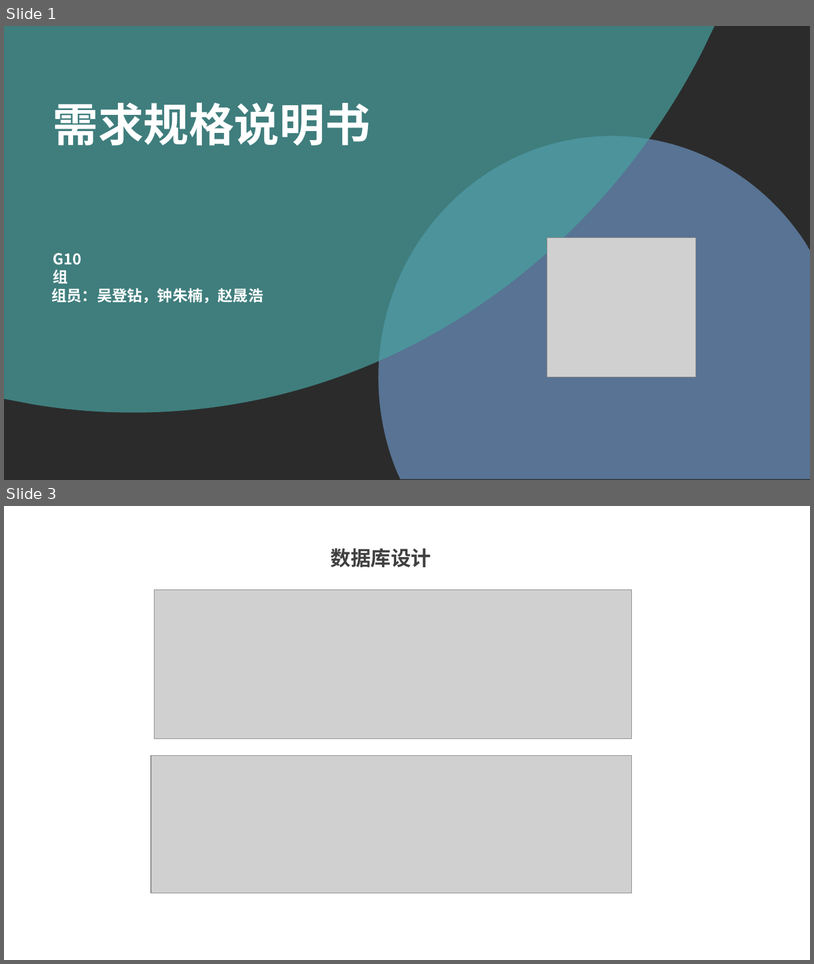
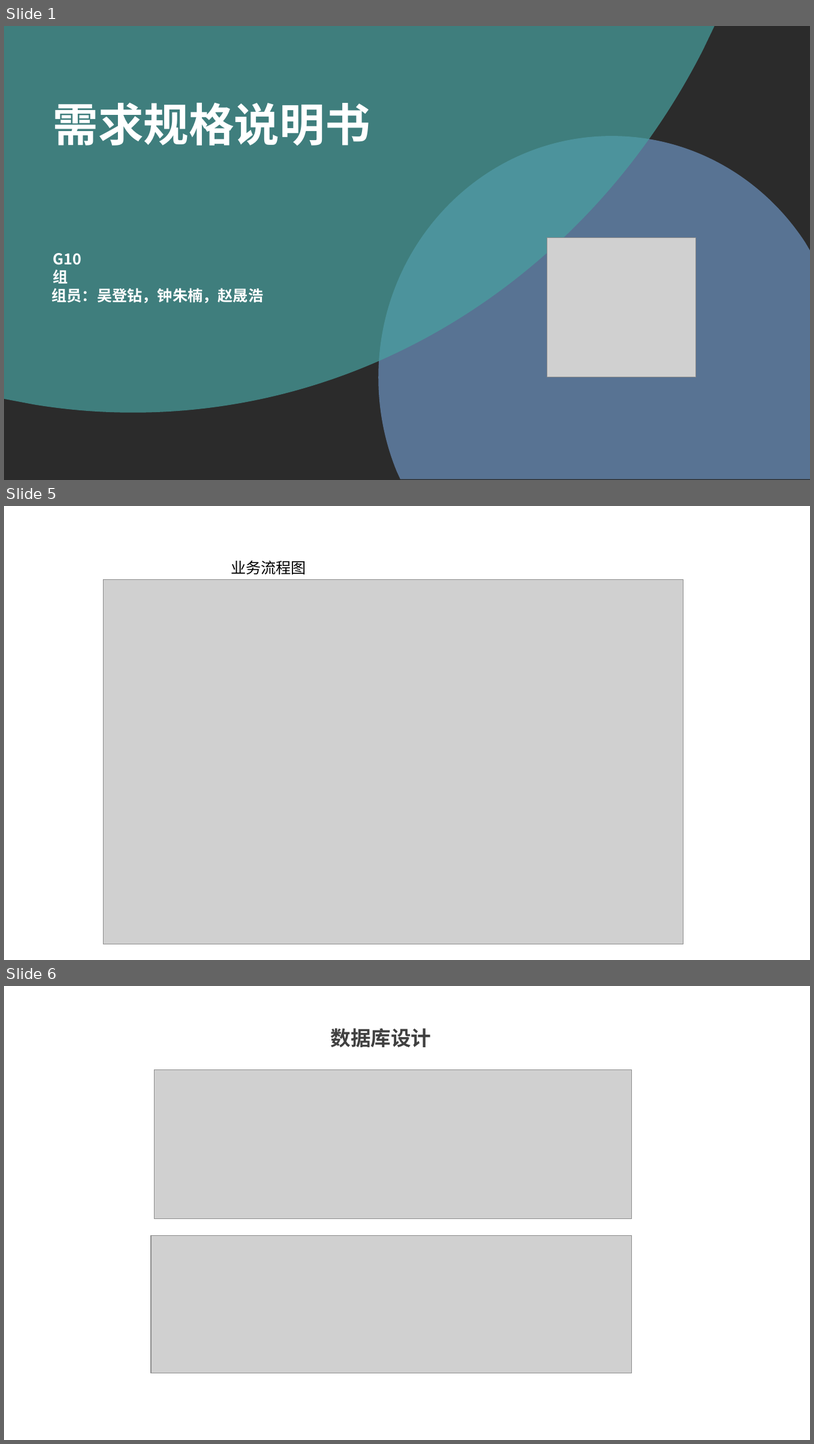
Before and after one commit to wo-ay/G10, a slide deck: 项目文档/文档与ppt/G10详细设计PPT.pptx. Shown one above the other, each under a label of ours: slides 1 and 3 before the commit, slides 1, 5 and 6 after it; the slides between them are not shown. The pictures are 814x964 and 814x1444 pixels, drawn with LibreOffice and Linux fonts; fonts in the diff are those of the drawing; grey boxes stand for pictures; background and template pictures are left out; a plain dark background stands for a picture behind light text. Boxes give left, top, right and bottom in pixels: in the first picture for what was removed or moved away, otherwise in the second. Text is boxed around its words. In the diff, an @@ line names an element or a change of style, - is before the commit and + after.

```diff
--- a/项目文档/文档与ppt/G10详细设计PPT.pptx
+++ b/项目文档/文档与ppt/G10详细设计PPT.pptx
@@ slide 5 added at (4,506,810,960), background picture (left out) @@
@@ text added at (231,561,306,574), 18 pt, text #000000 @@
+业务流程图
@@ picture added at (103,580,684,944) @@
@@ what was slide 3 is now slide 6 @@
```
Also in this commit, not shown: 3 slides changed, 2 other slides added, 2 other files.
